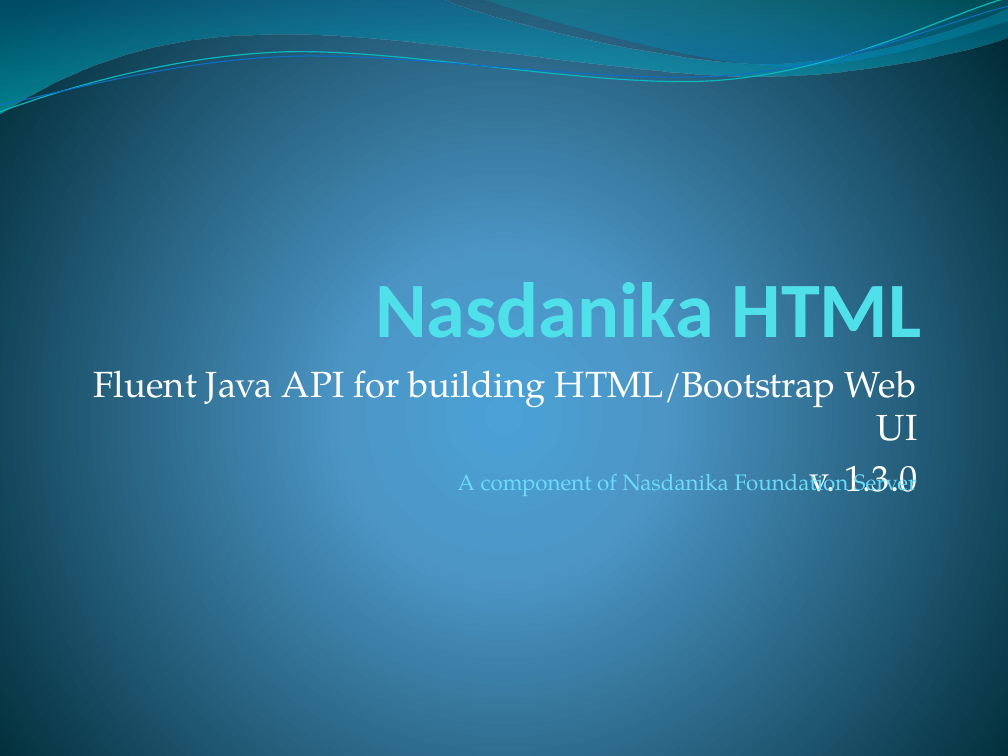
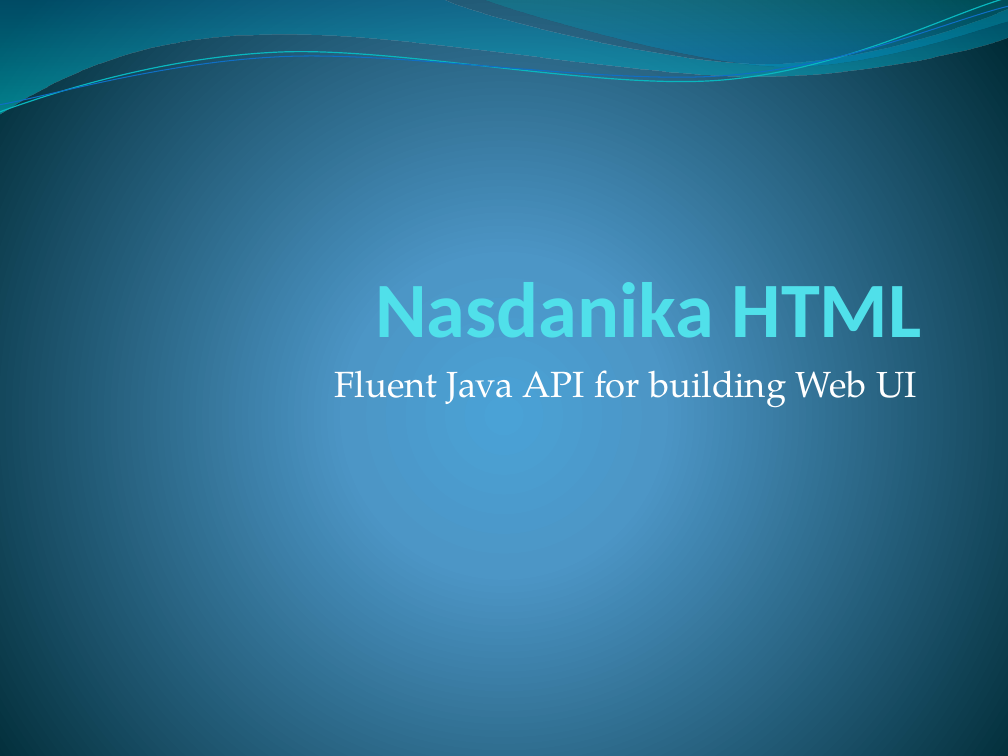
Before and after one commit to Nasdanika/html, a slide deck: slide 1 of org.nasdanika.html.repository/src/site/resources/Nasdanika HTML.pptx. Drawn at 1008x756 pixels with LibreOffice and Linux fonts; fonts in the diff are those of the drawing. Boxes give left, top, right and bottom in pixels: in the first picture for what was removed or moved away, otherwise in the second. Text is boxed around its words. In the diff, an @@ line names an element or a change of style, - is before the commit and + after.

Commit message:
HTML documentation and the old deck to be updated.

```diff
--- a/org.nasdanika.html.repository/src/site/resources/Nasdanika HTML.pptx
+++ b/org.nasdanika.html.repository/src/site/resources/Nasdanika HTML.pptx
@@ subtitle at (334,370,917,407): text changed @@
-Fluent Java API for building HTML/Bootstrap Web UI
-v. 1.3.0
+Fluent Java API for building Web UI
@@ text removed at (458,466,917,496) @@
-A component of Nasdanika Foundation Server
```
Also in this commit, not shown: 1 other file.
